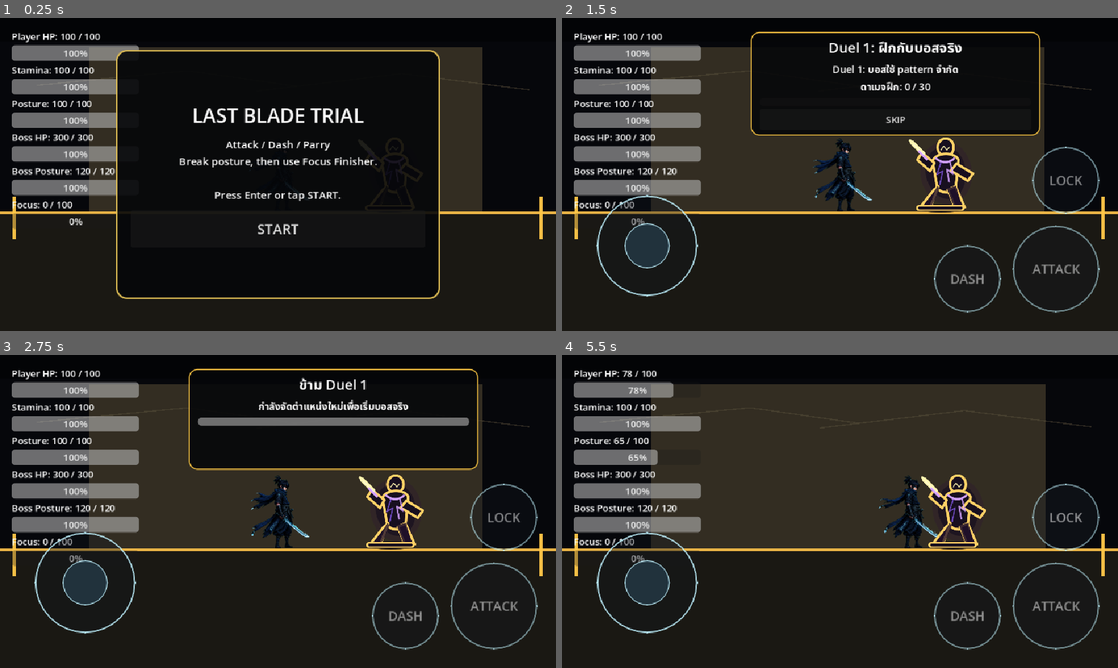
Above: before the commit, frames 1-4 (two rows, left to right).
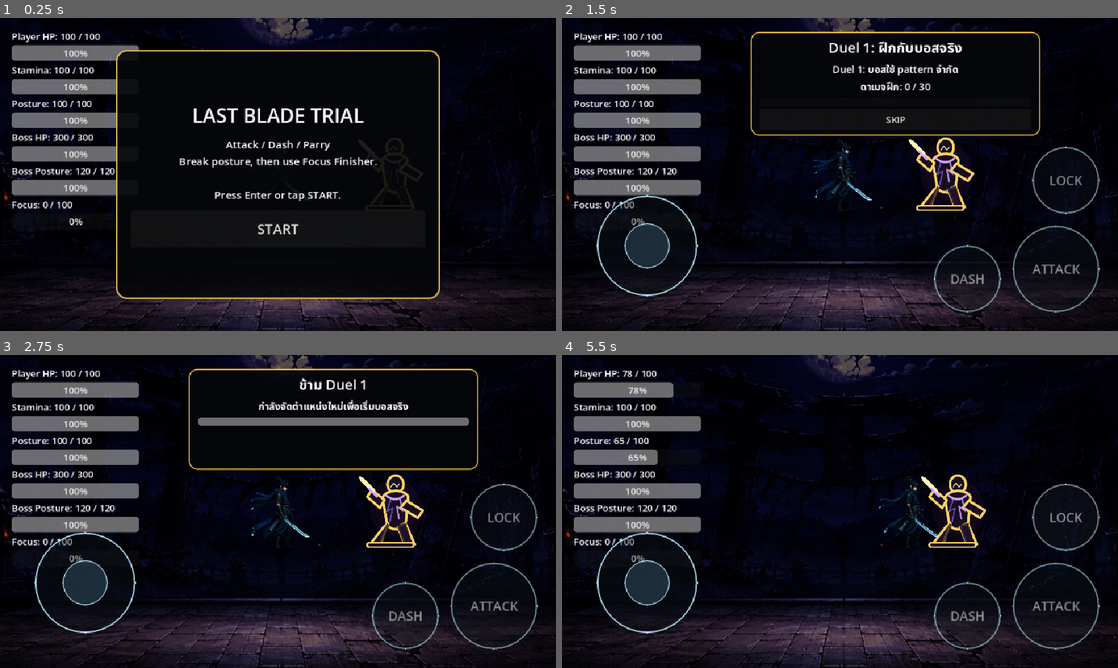
Above: after the commit, the same moments.

Repository: shanwinder/lastblade
Game: Godot game, scene res://scenes/main/BossBrokenMaster.tscn
Same seed, same stepped clock (60 frames per second), same inputs: the game is played once before the commit and once after it.
Inputs:
- Up to frame 1 (0.25 s): no input
- Up to frame 2 (1.5 s): click "START" at 0.5 s; click "SKIP" at 1.25 s
- Up to frame 3 (2.75 s): click "SKIP" at 2 s
- Up to frame 4 (5.5 s): click "ATTACK" at 2.75 s; click "DASH" at 3.5 s; click "LOCK" at 4.25 s; click "LOCKED" at 5 s

The runs differ from the first frame. In frame 1, 14% of the frame differs, in the area x 0-100%, y 0-100%; in frame 2, 29%; in frame 3, 30%; in frame 4, 45%.

Commit message:
Disable arena background and fix player_path
Set ArenaManager.enable_arena_background to false for this boss scene to disable the arena background. Also fixed a malformed `player_path` line (removed stray character and added missing newline at EOF).

Diff:
--- a/last-blade-trial/scenes/main/BossBrokenMaster.tscn
+++ b/last-blade-trial/scenes/main/BossBrokenMaster.tscn
@@ -40,6 +40,7 @@
 
 [node name="ArenaManager" type="Node" parent="World" unique_id=1157779080 groups=["arena_manager"]]
 script = ExtResource("1_tedvd")
+enable_arena_background = false
 
 [node name="ArenaVisualManager" type="Node2D" parent="World" unique_id=462678845]
 script = ExtResource("18_arena_visual")
